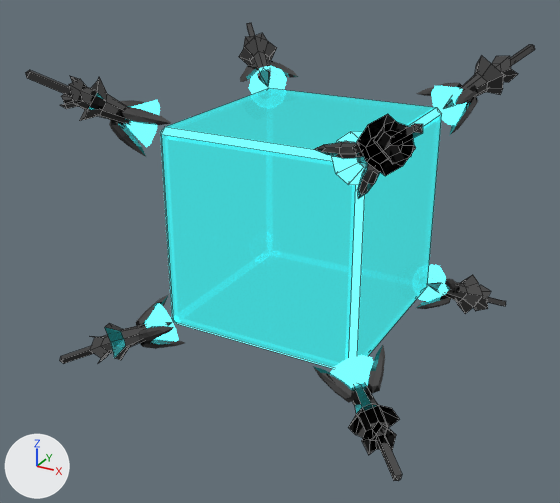
Before and after pictures for a commit that changed the Blender file Assets/Models/arena empty.blend.
One viewpoint serves both versions: a 50 mm lens placed at (462.0, -915.0, 395.0), pointed at (-22.0, -35.0, -45.0). Lighting does not change. The marker at lower left points along +X, +Y and +Z. Mesh edges are drawn as thin lines on the coarser meshes.
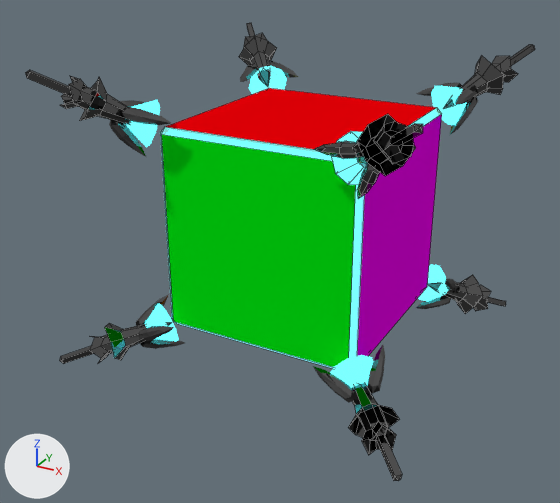
Location of each change, (x1, y1, x2, y2) in pixels of the pictures (560 x 503 px):
part 1 of me_cube_001, recoloured: (166, 88, 437, 149) in both
part 2 of me_cube_001, recoloured: (161, 135, 356, 367) in both
part 3 of me_cube_001, recoloured: (357, 114, 442, 356) in both

The change, as a diff of the scene's bpy script:
```diff
--- a/Assets/Models/arena empty.blend.py
+++ b/Assets/Models/arena empty.blend.py
@@ mat_plusy @@
+mat_plusy = diffuse_material('PlusY')
+mat_plusy.base_color = (0.787, 0.8, 0.0)  # yellow #e5e700
@@ mat_negy @@
+mat_negy = diffuse_material('NegY')
+mat_negy.base_color = (0.0, 0.8, 0.00535)  # green #00e710
@@ mat_plusx @@
+mat_plusx = diffuse_material('PlusX')
+mat_plusx.base_color = (0.8, 0.0, 0.796)  # pink #e700e7
@@ mat_negz @@
+mat_negz = diffuse_material('NegZ')
+mat_negz.base_color = (0.00235, 0.0, 0.8)  # blue #0800e7
@@ mat_plusz @@
+mat_plusz = diffuse_material('PlusZ')
+mat_plusz.base_color = (0.8, 0.0, 0.00211)  # red #e70007
@@ mat_negx @@
+mat_negx = diffuse_material('NegX')
+mat_negx.base_color = (0.8, 0.251, 0.0)  # orange #e78900
@@ me_cube_001 @@
 me_cube_001.from_pydata(...)  # 48 vertices, 52 faces; spans x -1.05..1.05, y -1.05..1.05, z -1.05..1.05
 # used by ob_arena; location = (0.0, 0.0, 0.0); scale = (136.0, 136.0, 136.0)
+# me_cube_001 part 1: all 2 faces centred in x 0.0, y 0.0, z 1.0..1.05 switch from mat_glow_less to mat_plusz (red #e70007)
+# me_cube_001 part 2: all 2 faces centred in x 0.0, y -1.05..-1.0, z 0.0 switch from mat_glow_less to mat_negy (green #00e710)
+# me_cube_001 part 3: all 2 faces centred in x 1.0..1.05, y 0.0, z 0.0 switch from mat_glow_less to mat_plusx (pink #e700e7)
 me_cube_001.materials.append(mat_glow)
+me_cube_001.materials.append(mat_negz)  # blue #0800e7
+me_cube_001.materials.append(mat_plusy)  # yellow #e5e700
+me_cube_001.materials.append(mat_negx)  # orange #e78900
```
